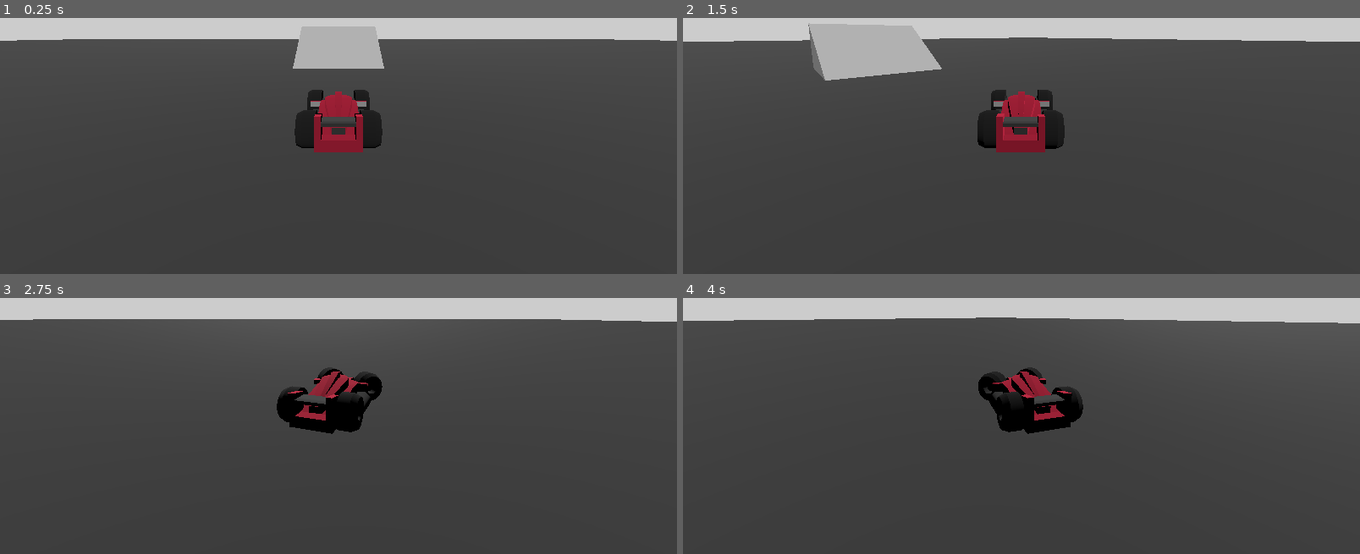
Above: before the commit, frames 1-4 (two rows, left to right).
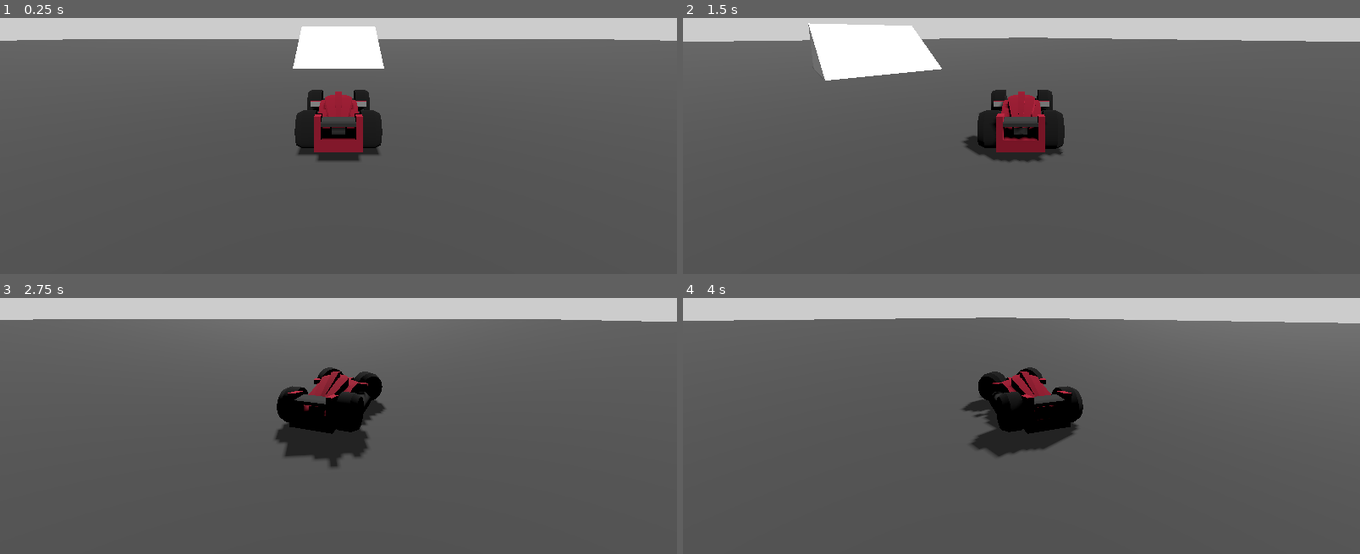
Above: after the commit, the same moments.

Repository: mdalpiaz/Godot4DrivingTest
Game: Godot game, scene res://main.tscn
Two runs of this game, one before a commit and one after it. Both use one fixed random seed, a clock stepped at 60 frames per second and the inputs below.
Inputs:
- Up to frame 1 (0.25 s): no input
- Up to frame 2 (1.5 s): tap Enter at 0.5 s; hold D (right) 0.53-1.28 s; hold S (backward) from 1.28 s (still down)
- Up to frame 3 (2.75 s): release S (backward) at 2.03 s; hold D (right) from 2.03 s (still down)
- Up to frame 4 (4 s): release D (right) at 2.78 s; hold W (forward) 2.78-3.53 s; hold A (left) from 3.53 s (still down)

The runs differ from the first frame. In frame 1, 14% of the frame differs, in the area x 0-100%, y 3-56%; in frame 2, 12%; in frame 3, 16%, in the area x 0-100%, y 8-66%; in frame 4, 14%.

Commit message:
enabled dynamic shadows

Diff:
--- a/main.tscn
+++ b/main.tscn
@@ -34,6 +34,7 @@
 
 [node name="DirectionalLight3D" type="DirectionalLight3D" parent="World"]
 transform = Transform3D(1, 0, 0, 0, 0.726575, 0.687088, 0, -0.687088, 0.726575, 0, 0, 0)
+shadow_enabled = true
 
 [node name="Ground" type="StaticBody3D" parent="World"]
 
